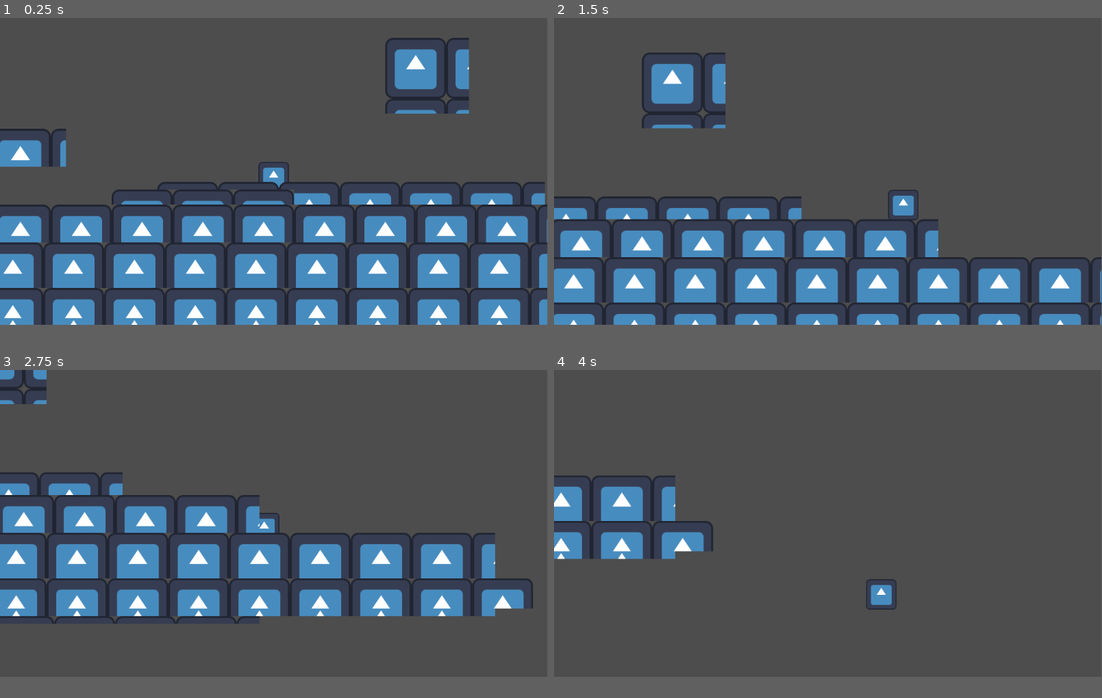
Above: before the commit, frames 1-4 (two rows, left to right).
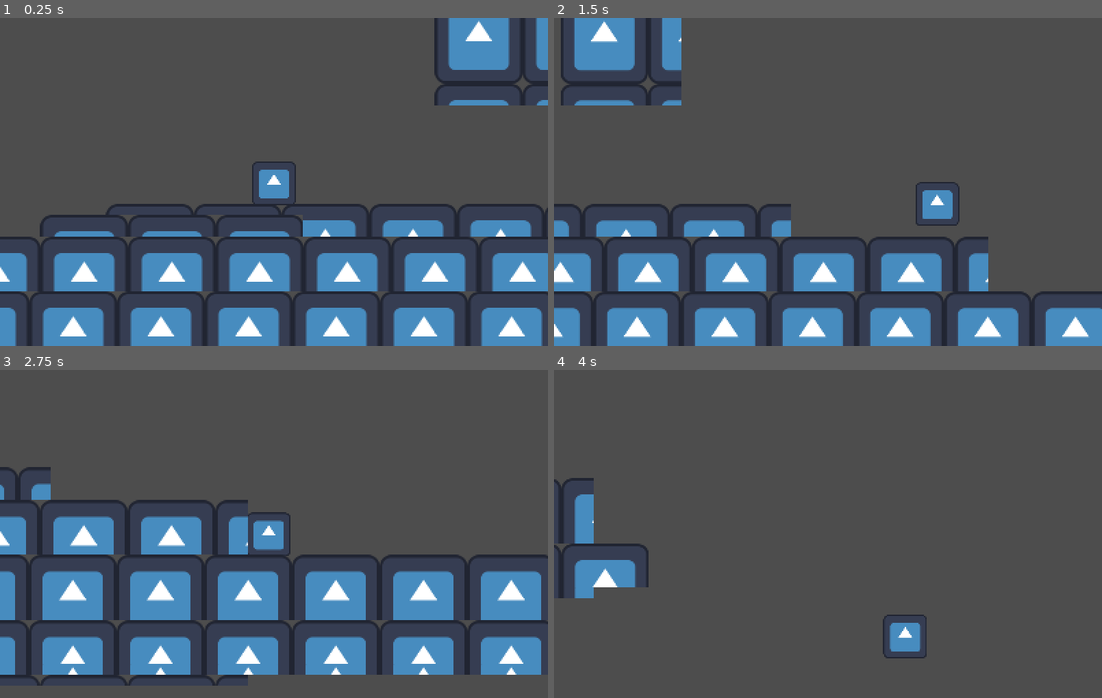
Above: after the commit, the same moments.

Repository: WondaMegapon/ACMJAM-S2024
Game: Godot game, scene res://Scenes/main.tscn
Two runs of this game, one before a commit and one after it. Both use one fixed random seed, a clock stepped at 60 frames per second and the inputs below. The engine's default icon, where the game draws it, is replaced by a stand-in: a white triangle on a blue panel in a dark square.
Inputs:
- Up to frame 1 (0.25 s): no input
- Up to frame 2 (1.5 s): hold D (player_right) from 0.53 s (still down); tap Shift (player_dash) at 0.6, 1.35 s; tap Space (player_jump) at 0.77 s
- Up to frame 3 (2.75 s): tap Space (player_jump) at 1.52 s; release D (player_right) at 2.03 s; hold A (player_left) from 2.03 s (still down); tap Shift (player_dash) at 2.1 s
- Up to frame 4 (4 s): release A (player_left) at 2.78 s; hold D (player_right) from 2.78 s (still down); tap Shift (player_dash) at 2.85, 3.6 s; tap Space (player_jump) at 3.02, 3.77 s
In our replay, the window is 799x449 before the commit and 800x480 after it. These sizes can differ from the game's own. Grey fills any space a smaller window leaves; there, only what the larger window draws over its background counts as a difference.

The runs differ from the first frame. In frame 1, 31% of the frame differs, in the area x 0-100%, y 0-100%; in frame 2, 29%; in frame 3, 32%, in the area x 0-100%, y 0-97%; in frame 4, 6.3%.

Commit message:
Adding iFrame variables and messing with viewport scaling.

Diff:
--- a/Objects/Characters/Player.tscn
+++ b/Objects/Characters/Player.tscn
@@ -3,17 +3,19 @@
 [ext_resource type="Script" path="res://Scripts/Characters/Player.gd" id="1_h7v3j"]
 [ext_resource type="Texture2D" uid="uid://cnltsonbhird" path="res://icon.svg" id="2_wnw2w"]
 
-[sub_resource type="RectangleShape2D" id="RectangleShape2D_jpy63"]
+[sub_resource type="RectangleShape2D" id="RectangleShape2D_00ojk"]
+size = Vector2(60, 60)
 
 [node name="CharacterBody2D" type="CharacterBody2D"]
 script = ExtResource("1_h7v3j")
 
-[node name="CollisionShape2D" type="CollisionShape2D" parent="."]
-shape = SubResource("RectangleShape2D_jpy63")
+[node name="CollisonShapePhysics" type="CollisionShape2D" parent="."]
+shape = SubResource("RectangleShape2D_00ojk")
 
 [node name="Sprite2D" type="Sprite2D" parent="."]
 scale = Vector2(0.5, 0.5)
 texture = ExtResource("2_wnw2w")
 
 [node name="Camera2D" type="Camera2D" parent="."]
+zoom = Vector2(0.5, 0.5)
 position_smoothing_enabled = true
--- a/Scripts/Characters/Player.gd
+++ b/Scripts/Characters/Player.gd
@@ -3,10 +3,12 @@
 const SPEED = 500.0 # The movement speed of the character.
 const JUMP_VELOCITY = -600.0 # The impulse jump force of the character.
 const DASH_MAX_COOLDOWN = 0.5 # The max cooldown of the dash
+const MAX_IFRAMES = 0.7 # The max iframes on the character.
 
 # Get the gravity from the project settings to be synced with RigidBody nodes.
 var gravity = ProjectSettings.get_setting("physics/2d/default_gravity")
 var dashCooldown = 0 # The cooldown of the dash.
+var iframes = 0 #
 
 func _physics_process(delta):
 	# Add the gravity.
@@ -23,7 +25,7 @@
 
 	# Handling the input gained from dashing.
 	if Input.is_action_just_pressed("player_dash") and dashCooldown <= 0:
-		velocity.x -= JUMP_VELOCITY * 2 * direction * (1.5 if is_on_floor() else 1)
+		velocity.x -= JUMP_VELOCITY * 2 * direction * (1.5 if is_on_floor() else 1.0)
 		dashCooldown = DASH_MAX_COOLDOWN # Resetting cooldown.
 
 	# Drag on horizontal momentum.
--- a/project.godot
+++ b/project.godot
@@ -14,6 +14,13 @@
 run/main_scene="res://Scenes/main.tscn"
 config/features=PackedStringArray("4.2", "Forward Plus")
 config/icon="res://icon.svg"
+
+[display]
+
+window/size/viewport_width=400
+window/size/viewport_height=240
+window/size/mode=2
+window/stretch/mode="viewport"
 
 [input]
 
